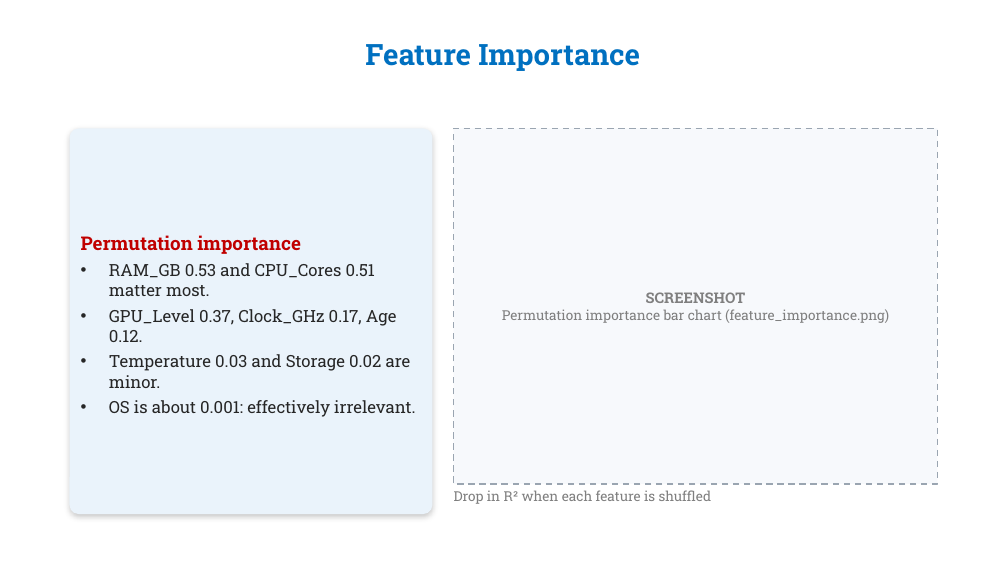
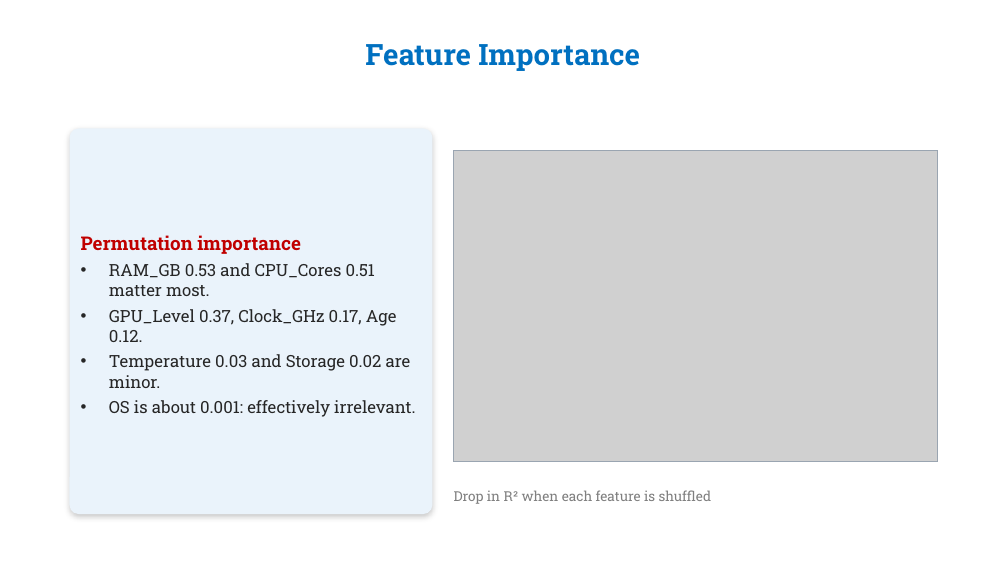
Before and after one commit to Sashankdeva/PC_Performance_Predictor, a slide deck: slide 19 of PC_Performance_Predictor_ML_Review.pptx. Drawn at 1008x567 pixels with LibreOffice and Linux fonts; fonts in the diff are those of the drawing; grey boxes stand for pictures; background and template pictures are left out. Boxes give left, top, right and bottom in pixels: in the first picture for what was removed or moved away, otherwise in the second. Text is boxed around its words. In the diff, an @@ line names an element or a change of style, - is before the commit and + after.

```diff
--- a/PC_Performance_Predictor_ML_Review.pptx
+++ b/PC_Performance_Predictor_ML_Review.pptx
@@ rectangle removed at bbox=[454, 129, 938, 484] @@
-SCREENSHOT
-Permutation importance bar chart (feature_importance.png)
@@ picture added at bbox=[454, 150, 938, 461] @@
@@ rectangle added at bbox=[454, 150, 938, 461], outline #9AA5B1 0.75 pt @@
```
Also in this commit, not shown: 22 other slides changed, 1 slide added, 4 other files.
